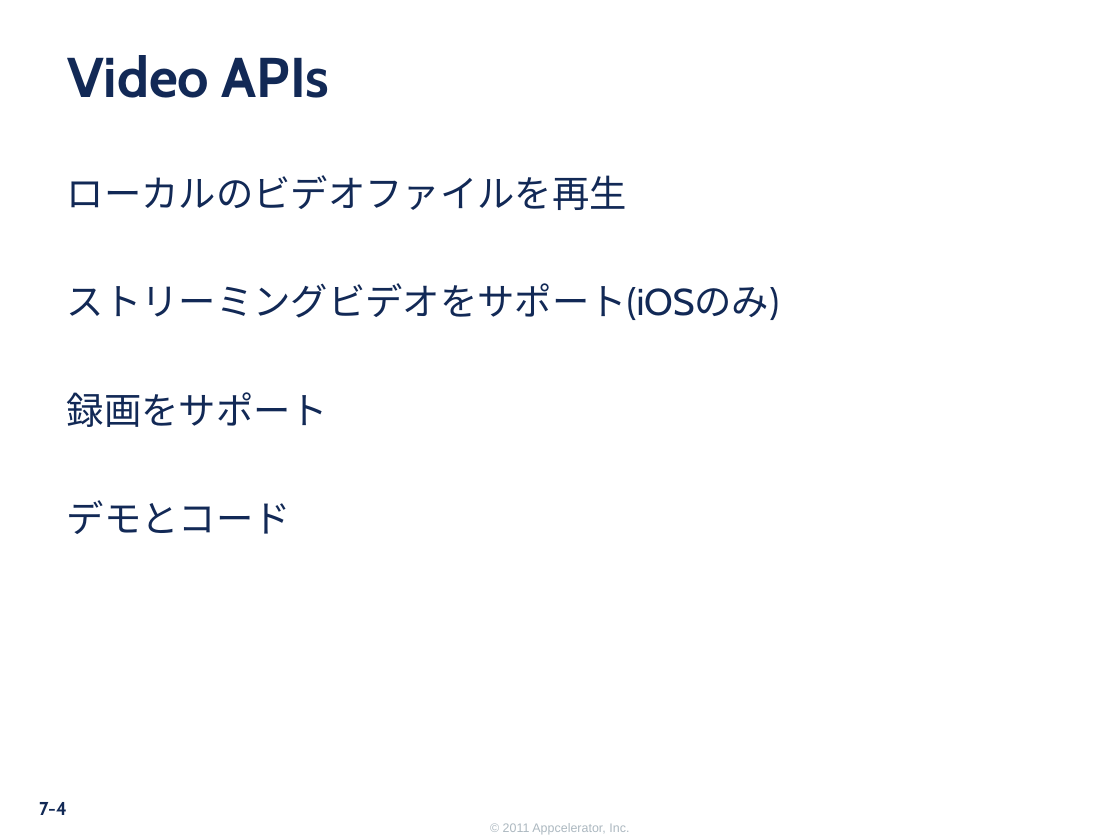
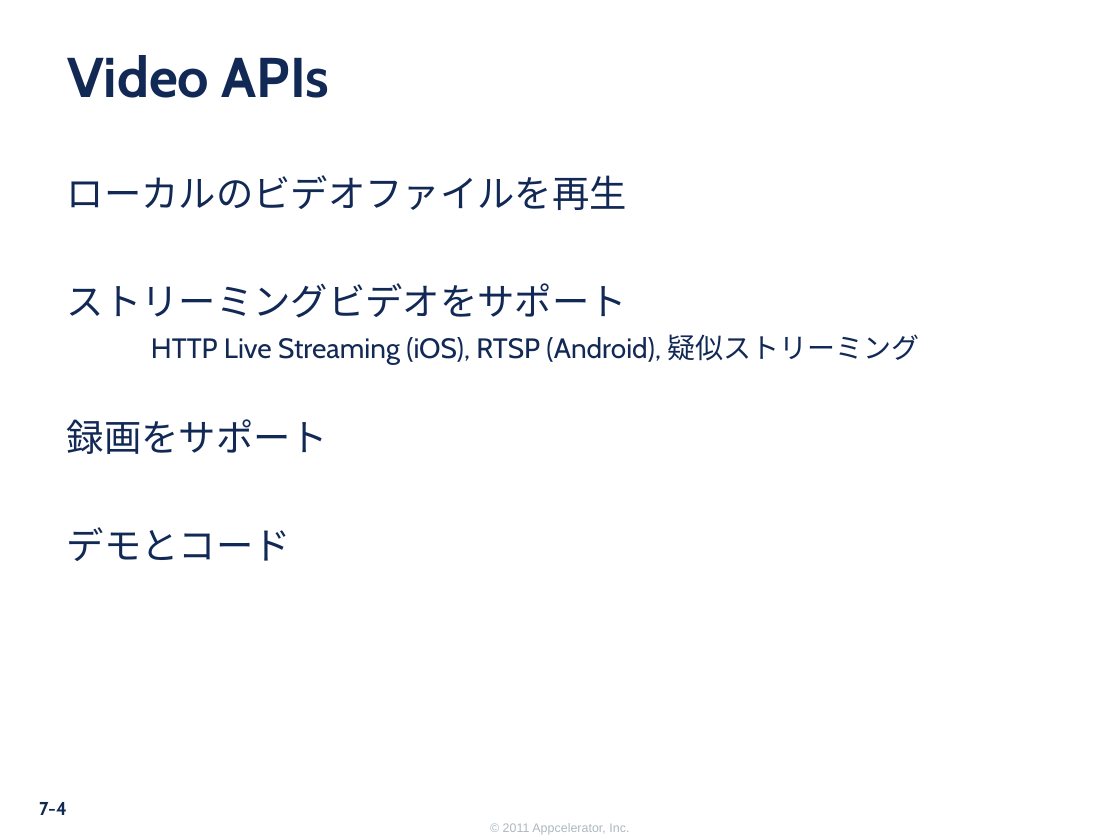
Before and after one commit to appcelerator-training-archive/tcad_certification, a slide deck: slide 4 of japanese/260_ja.ppt. Drawn at 1120x840 pixels with LibreOffice and Linux fonts; fonts in the diff are those of the drawing; background and template pictures are left out. Boxes give left, top, right and bottom in pixels: in the first picture for what was removed or moved away, otherwise in the second. Text is boxed around its words. In the diff, an @@ line names an element or a change of style, - is before the commit and + after.

```diff
--- a/japanese/260_ja.ppt
+++ b/japanese/260_ja.ppt
@@ text at [67, 283, 919, 364]: text changed; size 24 to 18 pt @@
-ストリーミングビデオをサポート(iOSのみ)
+ストリーミングビデオをサポート
+    HTTP Live Streaming (iOS), RTSP (Android), 疑似ストリーミング
```
Also in this commit, not shown: 1 other slide changed, 5 other files.
